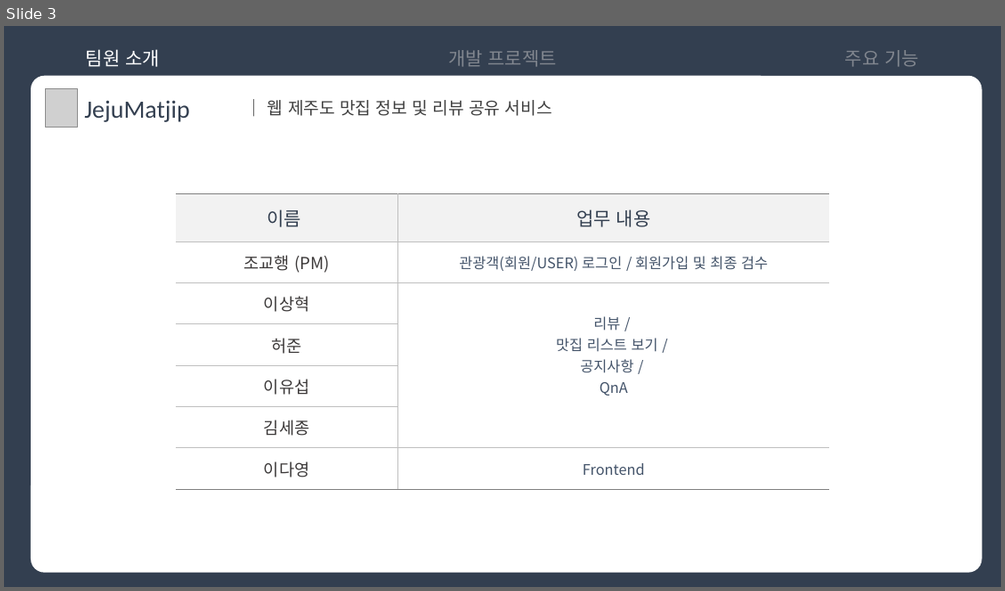
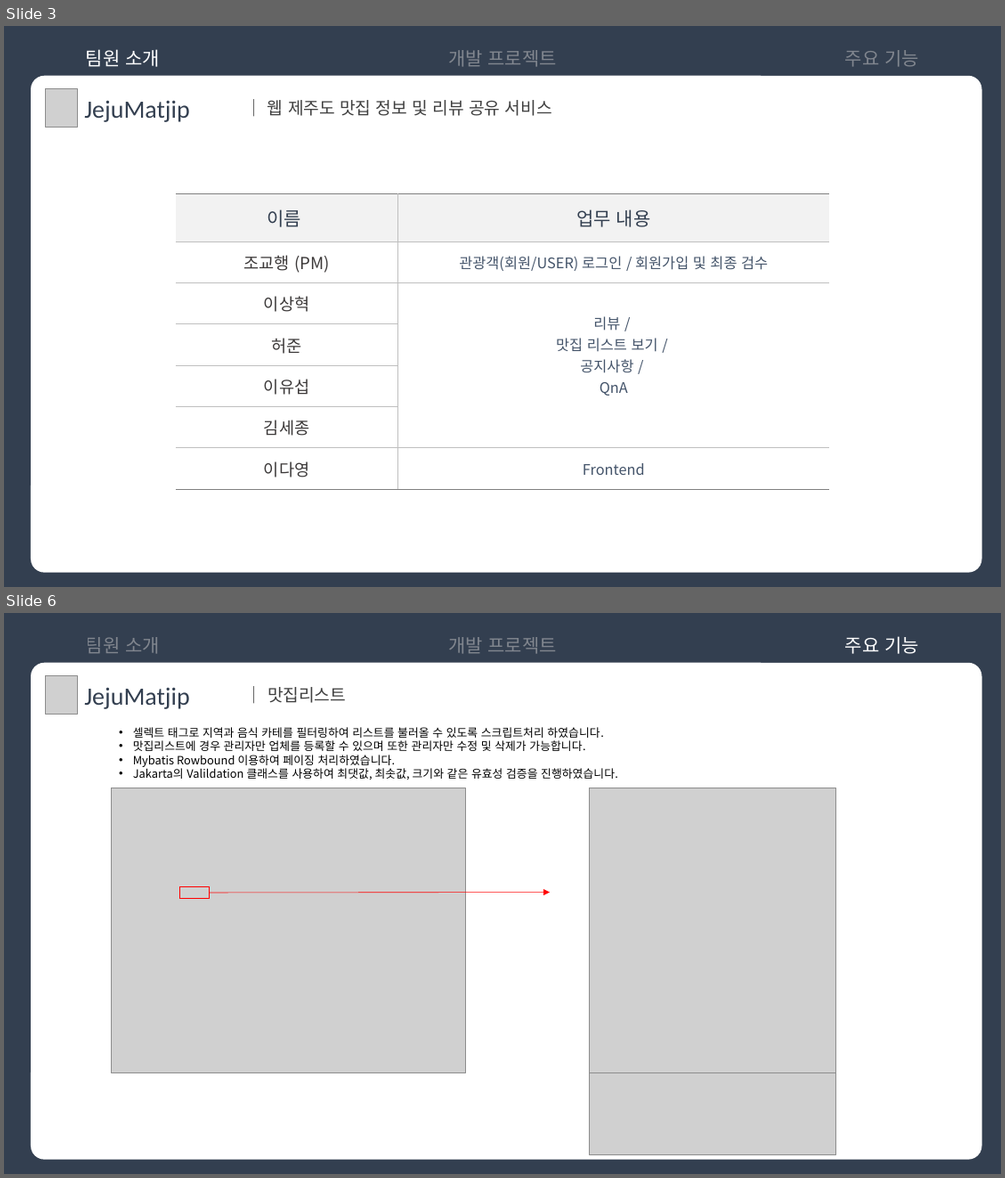
Before and after one commit to sejong8703/matjip, a slide deck: included/JejuMatjipProject.pptx. Shown one above the other, each under a label of ours: slide 3 before the commit, slides 3 and 6 after it; the slides between them are not shown. The pictures are 1005x591 and 1005x1178 pixels, drawn with LibreOffice and Linux fonts; fonts in the diff are those of the drawing; grey boxes stand for pictures. Boxes give left, top, right and bottom in pixels: in the first picture for what was removed or moved away, otherwise in the second. Text is boxed around its words. In the diff, an @@ line names an element or a change of style, - is before the commit and + after.

```diff
--- a/included/JejuMatjipProject.pptx
+++ b/included/JejuMatjipProject.pptx
@@ slide 6 added at (4,613,1001,1174), background #FFFFFF; not listed: 2 template elements that a slide beside it also shows @@
@@ text added at (86,637,160,654), 18 pt, text #D0CECE at 50% opacity @@
+팀원 소개
@@ text added at (448,637,557,654), 18 pt, text #D0CECE at 50% opacity @@
+개발 프로젝트
@@ text added at (845,636,919,654), 18 pt, text #FFFFFF @@
+주요 기능
@@ picture added at (45,676,77,714) @@
@@ text added at (84,687,189,709), 24 pt, text #333F50 @@
+JejuMatjip
@@ text added at (267,687,346,703), 16.5 pt, text #404040 @@
+｜ 맛집리스트
@@ text added at (133,727,618,779), 11 pt, text #000000 @@
+• 셀렉트 태그로 지역과 음식 카테를 필터링하여 리스트를 불러올 수 있도록 스크립트처리 하였습니다.
+• 맛집리스트에 경우 관리자만 업체를 등록할 수 있으며 또한 관리자만 수정 및 삭제가 가능합니다.
+• Mybatis Rowbound 이용하여 페이징 처리하였습니다.
+• Jakarta의 Valildation 클래스를 사용하여 최댓값, 최솟값, 크기와 같은 유효성 검증을 진행하였습니다.
@@ picture added at (112,788,465,1072) @@
@@ picture added at (590,788,835,1072) @@
@@ rectangle added at (179,887,209,899), outline #FF0000 1 pt @@
@@ arrow added from (210, 892) to (550, 892), #FF0000 0.5 pt @@
@@ picture added at (590,1072,835,1155) @@
```
Also in this commit, not shown: 2 slides changed, 2 other slides added.
